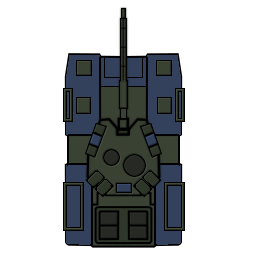
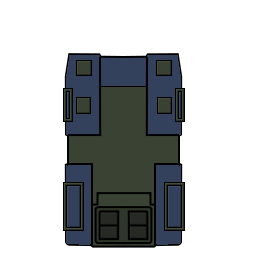
The second 256 × 256 image is a revision of the first. Changes to its layers:
hid "Pasted Layer #1" over [85, 6, 162, 198]
painted on "Tank Detail 03" over [104, 58, 143, 78]
showed "Tank Detail 03 Colour Bump", painted on it over [67, 91, 181, 227]
hid "Tank Detail 03 Colour" over [67, 58, 181, 227]
